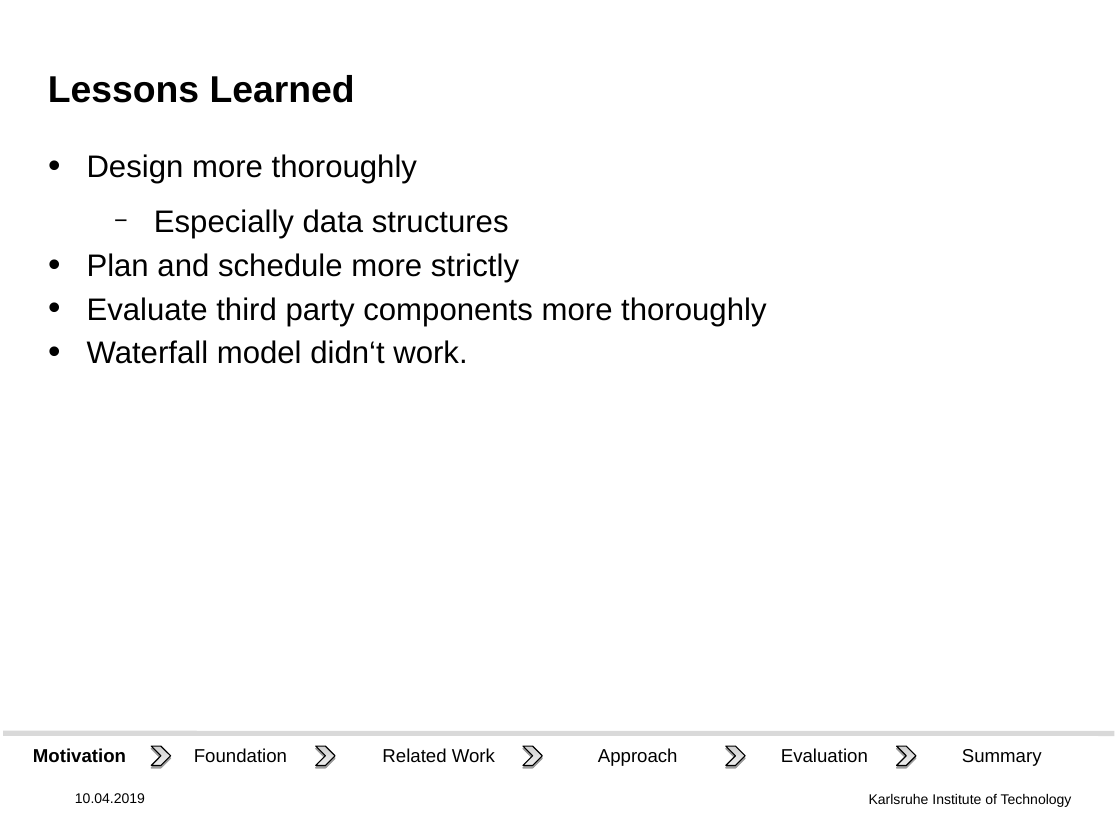
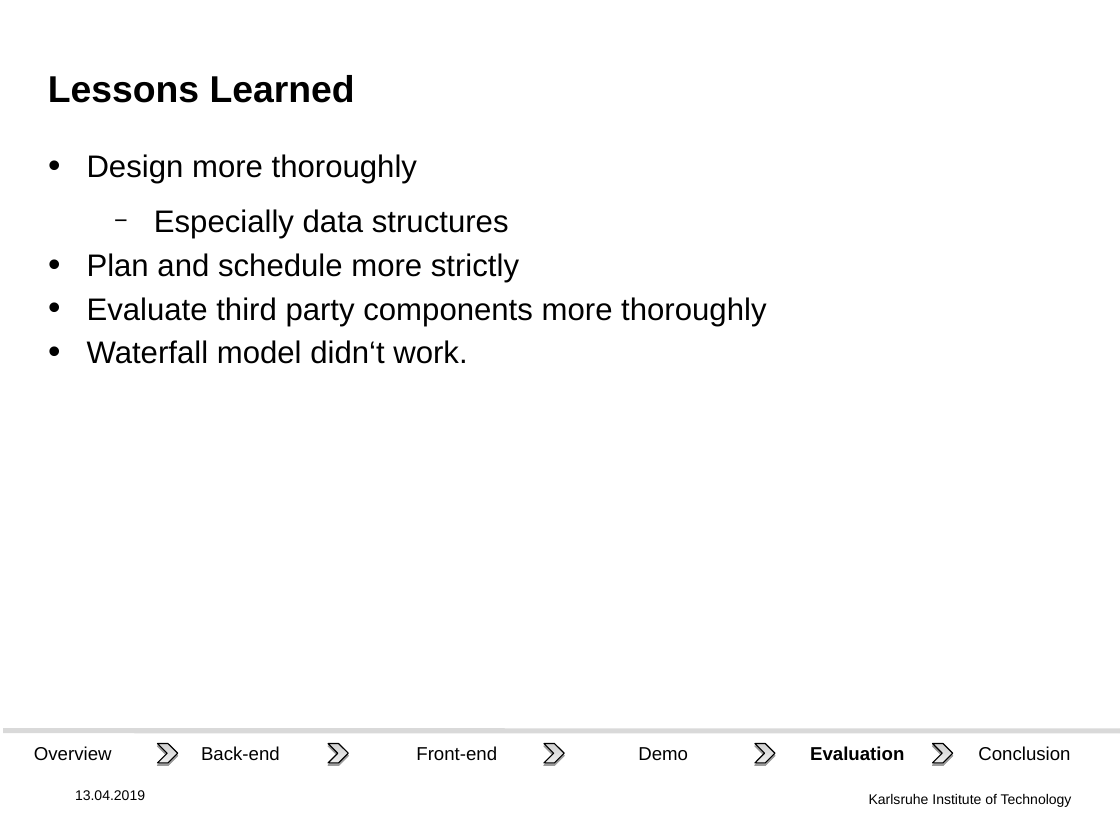
Before and after one commit to DHSTTOS/documents, a slide deck: slide 19 of final_presentation/final-pres3.odp. Drawn at 1120x840 pixels with LibreOffice and Linux fonts; fonts in the diff are those of the drawing; background and template pictures are left out. Boxes give left, top, right and bottom in pixels: in the first picture for what was removed or moved away, otherwise in the second. Text is boxed around its words. In the diff, an @@ line names an element or a change of style, - is before the commit and + after.

Commit message:
Fix footer: Overview > Back-end > Front-end > Demo > Evaluation > Conclusion.

```diff
--- a/final_presentation/final-pres3.odp
+++ b/final_presentation/final-pres3.odp
@@ line moved from (3, 734) - (1114, 734) to (3, 730) - (1120, 731) @@
@@ text at (34, 746, 112, 761): text changed; bold off @@
-Motivation
+Overview
@@ chevron: place and size @@
-chevron at (151, 746, 170, 765)
+chevron at (158, 744, 178, 763)
@@ text at (201, 746, 280, 761): text changed @@
-Foundation
+Back-end
@@ chevron: place and size @@
-chevron at (316, 746, 335, 765)
+chevron at (328, 744, 348, 763)
@@ rectangle "Front-end": place and size @@
-rectangle "Front-end" at (372, 739, 506, 773)
+rectangle "Front-end" at (405, 736, 508, 769)
@@ text in rectangle at (416, 746, 497, 760): text changed @@
-Related Work
+Front-end
@@ chevron: place and size @@
-chevron at (523, 746, 542, 765)
+chevron at (544, 744, 564, 763)
@@ rectangle "Demo": place and size @@
-rectangle "Demo" at (587, 739, 689, 773)
+rectangle "Demo" at (627, 736, 699, 769)
@@ text in rectangle at (638, 747, 688, 761): text changed @@
-Approach
+Demo
@@ chevron: place and size @@
-chevron at (726, 746, 745, 765)
+chevron at (755, 744, 775, 763)
@@ rectangle "Evaluation": place and size @@
-rectangle "Evaluation" at (769, 739, 879, 773)
+rectangle "Evaluation" at (800, 736, 916, 769)
@@ rectangle "Evaluation" at (800, 736, 916, 769): bold on @@
@@ chevron: place and size @@
-chevron at (897, 746, 916, 765)
+chevron at (933, 744, 953, 763)
@@ text at (978, 746, 1070, 761): text changed @@
-Summary
+Conclusion
@@ text at (75, 790, 145, 800): text changed @@
-10.04.2019
+13.04.2019
```
Also in this commit, not shown: 18 other slides changed, 1 slide added, 1 slide removed.
